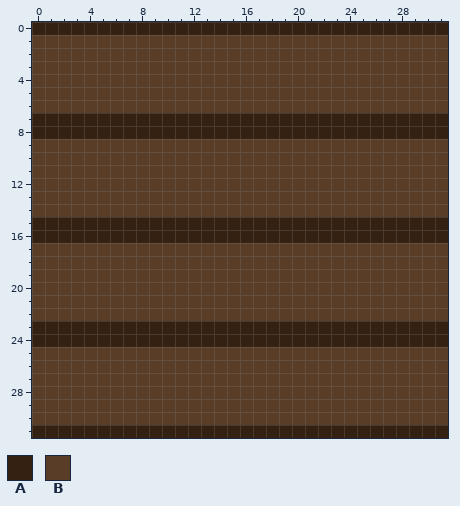
One commit to this pixel-art sprite: textures/lumber_log-side.png. This is how it looked before the edit.
The file is 32x32 pixels.
Palette (. is transparent): A #342112  B #593d26
Pixels before, first column x 0:
 0 AAAAAAAAAAAAAAAAAAAAAAAAAAAAAAAA
 1 BBBBBBBBBBBBBBBBBBBBBBBBBBBBBBBB
 2 BBBBBBBBBBBBBBBBBBBBBBBBBBBBBBBB
 3 BBBBBBBBBBBBBBBBBBBBBBBBBBBBBBBB
 4 BBBBBBBBBBBBBBBBBBBBBBBBBBBBBBBB
 5 BBBBBBBBBBBBBBBBBBBBBBBBBBBBBBBB
 6 BBBBBBBBBBBBBBBBBBBBBBBBBBBBBBBB
 7 AAAAAAAAAAAAAAAAAAAAAAAAAAAAAAAA
 8 AAAAAAAAAAAAAAAAAAAAAAAAAAAAAAAA
 9 BBBBBBBBBBBBBBBBBBBBBBBBBBBBBBBB
10 BBBBBBBBBBBBBBBBBBBBBBBBBBBBBBBB
11 BBBBBBBBBBBBBBBBBBBBBBBBBBBBBBBB
12 BBBBBBBBBBBBBBBBBBBBBBBBBBBBBBBB
13 BBBBBBBBBBBBBBBBBBBBBBBBBBBBBBBB
14 BBBBBBBBBBBBBBBBBBBBBBBBBBBBBBBB
15 AAAAAAAAAAAAAAAAAAAAAAAAAAAAAAAA
16 AAAAAAAAAAAAAAAAAAAAAAAAAAAAAAAA
17 BBBBBBBBBBBBBBBBBBBBBBBBBBBBBBBB
18 BBBBBBBBBBBBBBBBBBBBBBBBBBBBBBBB
19 BBBBBBBBBBBBBBBBBBBBBBBBBBBBBBBB
20 BBBBBBBBBBBBBBBBBBBBBBBBBBBBBBBB
21 BBBBBBBBBBBBBBBBBBBBBBBBBBBBBBBB
22 BBBBBBBBBBBBBBBBBBBBBBBBBBBBBBBB
23 AAAAAAAAAAAAAAAAAAAAAAAAAAAAAAAA
24 AAAAAAAAAAAAAAAAAAAAAAAAAAAAAAAA
25 BBBBBBBBBBBBBBBBBBBBBBBBBBBBBBBB
26 BBBBBBBBBBBBBBBBBBBBBBBBBBBBBBBB
27 BBBBBBBBBBBBBBBBBBBBBBBBBBBBBBBB
28 BBBBBBBBBBBBBBBBBBBBBBBBBBBBBBBB
29 BBBBBBBBBBBBBBBBBBBBBBBBBBBBBBBB
30 BBBBBBBBBBBBBBBBBBBBBBBBBBBBBBBB
31 AAAAAAAAAAAAAAAAAAAAAAAAAAAAAAAA
After the commit:
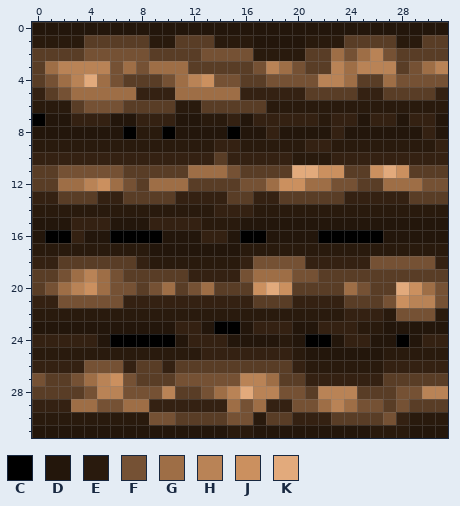
Colours new in this view: C #000000  D #23160b  E #291a0d  F #755134  G #9e6e46  H #b98356  J #cb905f  K #e2aa7c
The exact change:
Changed rows in their new state; - is an unchanged pixel.
first column x 0:
 0 DDDDDDDDDDDDDDDDDDDDDDDDDDDDDDDD
 1 EEEE-----EE---EEEDDDDEEE----EE--
 2 ----FFFFF----FFFFEEEE--GFGHF----
 3 -GHHHHFGFGGG-----FHGF--HGHHH-FGH
 4 -FGHKGF---FGHJFF--FFFFHHG--GFFFF
 5 A-FGGGGGAAAGGGGGAAAAA----AA----A
 6 EEE-FFF----EE-----EEEEEEEEEEEEEE
 7 CDD---DD---DDEE-D-----E--D--D--D
 8 DDDDDDDCEECDDDDCDD-DDDD-DDDDDD-D
 9 EEEEEEEEEEEEEEAAEEEEEAAEEEEEEEEA
10 AAAAAAAAAAAAAA-AAAAAEEEAAAAAAAAA
11 --FFFFF-----GGGF----KKJJ--JKJ---
12 --GGHJGF-GGG----FFGJJGGFF--GGGFF
13 AA---AA----AAAA--AA-----AAAAA---
14 EEEEEEEEEEEEEEAAAEEEEEEEEEEEEEEE
15 DDD---DDD----EEEDDDDDDDDDDDDDDDD
16 DCC-DDCCCCDDD--DCCDDDDCCCCCDDDDD
17 EEEEEEEEEDDDDDDDEEEEEEEEEEEEEEEE
18 AA------AEEEEEEEAFFFFAAAAAFFFFFA
19 --FGHGF-----AAAAFGGGFF----------
20 -FGHJGFF-FG-FG---JKJ----GF--KJGF
21 AAFFFFFAAAAAAAAAA---AAAA---FJHHF
22 EEEEEEEEEEEEEEEEEEEEEEEEAAAEFFFE
23 DDDDDDDDDDD--DCCD---DD---EEDDDDD
24 -----DCCCCCD---DDDDEDCCD--DDCD--
25 EEEEEEEEEEEEEAAAAAAAEDDDDDDEEEEE
26 AAAAFFFA--A---------AEEEEEEAAAAA
27 F--FGHJF---FFFFFHHG--AAAAAA-----
28 ----FHHFFFH--FGHKHHFF-HHH---FFHH
29 AAAGGFFGGAAAAAAGFGAAFFGHGFF-F---
30 EEEEEEEEEFF----FFE--AAA----FAEEE
31 DDDDDDDDDDDDDDDEEDDDDDDDDDEEEDDD
Boxes around the changes in both pictures, in picture pixels (x1, y1, x2, y2):
changed: (32, 22, 448, 438)
